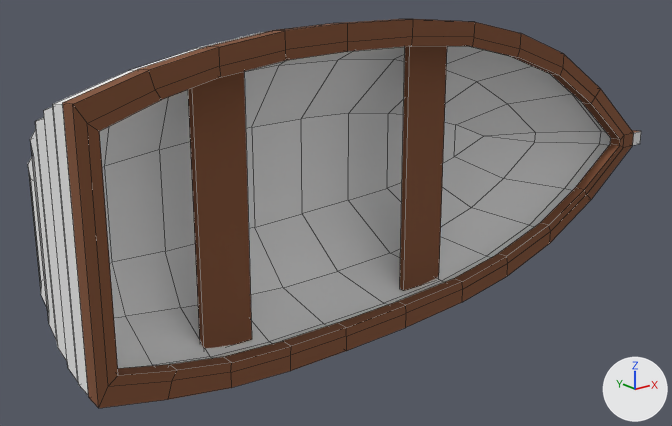
The OBJ model static/assets/ships/1/model.obj: old version first, new version second.
One viewpoint serves both versions: a camera (50 mm lens) standing at (-1.681, -1.98, 0.675) and looking at (-0.065, 0.04, -0.133). Lighting does not change. The marker at lower right points along +X, +Y and +Z. Mesh edges are drawn as thin lines. Where no turn or scale is listed for an object, it has been applied to the vertices.

Before the edit, the objects in view are built like this:
```python
me_1391_rowboat = bpy.data.meshes.new('1391_Rowboat')
me_1391_rowboat.from_pydata(...)  # 521 vertices, 518 faces; spans x -0.96..0.96, y -0.28..0.21, z -0.44..0.44
me_1391_rowboat.materials.append(mat_mat_002)  # picture img_1391_rowboat_png
ob_1391_rowboat = bpy.data.objects.new('1391_Rowboat', me_1391_rowboat)
ob_1391_rowboat.location = (0.0, 0.0, 0.0)
```
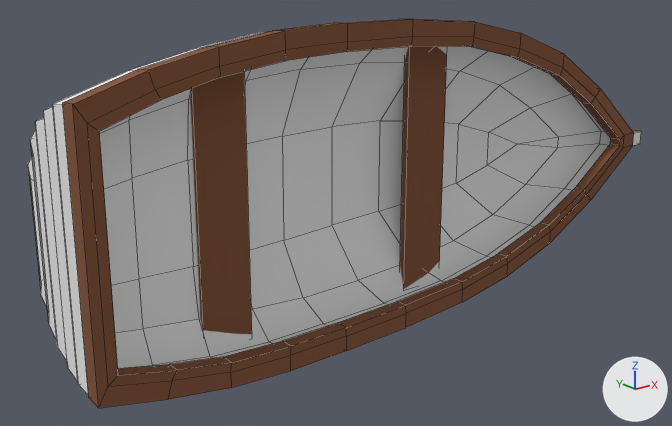
Commit message: Fix the water in the boat

The change in detail:
me_1391_rowboat has 521 vertices, 518 faces and spans x -0.96..0.96, y -0.28..0.21, z -0.44..0.44.
me_1391_rowboat is used by ob_1391_rowboat; location (0.0, 0.0, 0.0).
me_1391_rowboat part 1: 11 of the vertices in x -0.14..0.54, y 0.03..0.11, z -0.14..0.14 are moved by (0.0, -0.14, 0.0).
me_1391_rowboat part 2: 10 of the vertices in x -0.93..-0.31, y 0.0..0.09, z -0.14..0.14 are moved by (0.0, -0.14, 0.0).
me_1391_rowboat part 3: 18 of the vertices in x -0.6..0.69, y -0.06..0.03, z -0.31..0.32 are moved by (0.0, -0.09, 0.0).
me_1391_rowboat part 4: 2 of the vertices in x -0.93..-0.77, y -0.04..-0.01, z -0.25..-0.21 are moved by (0.0, -0.09, 0.0).
me_1391_rowboat part 5: 2 of the vertices in x -0.93..-0.77, y -0.04..-0.01, z 0.22..0.25 are moved by (0.0, -0.09, 0.0).
me_1391_rowboat part 6: edges marked sharp go from 976 to 975.

What differs and where, as boxes [x1, y1, x2, y2] in the pictures (672 x 426 px; the box of a moved part takes in the faces that stretch with it):
'1391_Rowboat', reshaped, shading changed: [28, 19, 641, 408] in both
part 1 of me_1391_rowboat, moved or reshaped: before [301, 59, 536, 271]; after [332, 63, 559, 280]
part 2 of me_1391_rowboat, moved or reshaped: before [102, 59, 338, 308]; after [104, 63, 360, 319]
part 3 of me_1391_rowboat, moved or reshaped: before [181, 46, 601, 357]; after [189, 46, 601, 357]
part 4 of me_1391_rowboat, moved or reshaped: before [110, 252, 210, 368]; after [111, 267, 210, 368]
part 5 of me_1391_rowboat, moved or reshaped: before [99, 98, 168, 167]; after [99, 89, 191, 189]
part 6 of me_1391_rowboat, shading changed: [28, 19, 641, 408] in both
